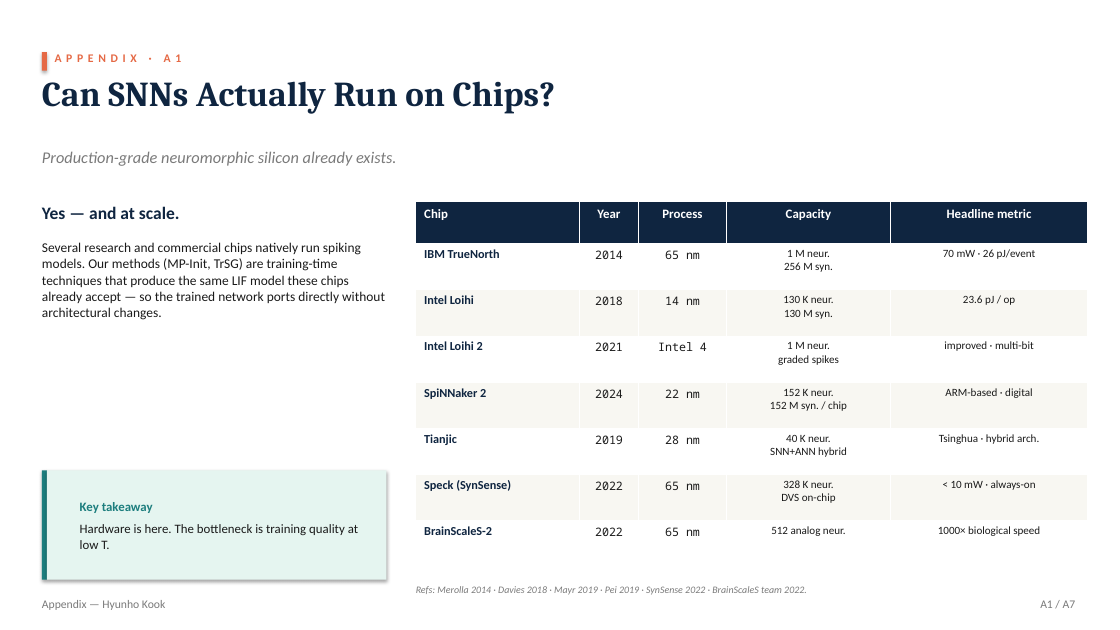
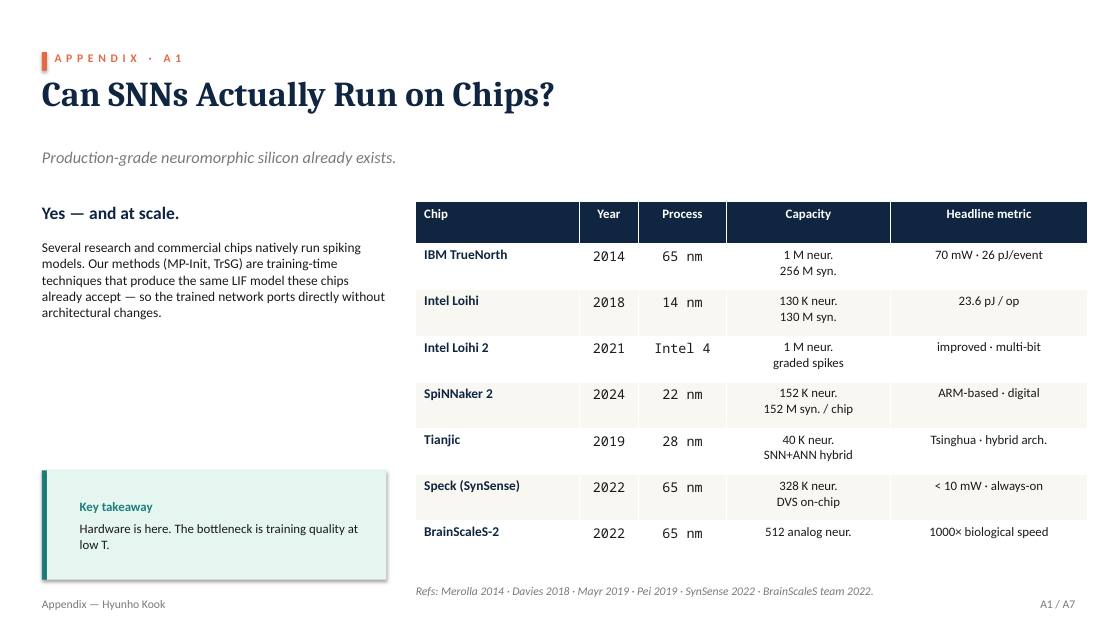
Before and after one commit to kookhh0827/POSTECH_thesis_template_latex, a slide deck: slide 22 of Hyunho_Kook_Master_Defense.pptx. Drawn at 1120x630 pixels with LibreOffice and Linux fonts; fonts in the diff are those of the drawing. Boxes give left, top, right and bottom in pixels: in the first picture for what was removed or moved away, otherwise in the second. Text is boxed around its words. In the diff, an @@ line names an element or a change of style, - is before the commit and + after.

```diff
--- a/Hyunho_Kook_Master_Defense.pptx
+++ b/Hyunho_Kook_Master_Defense.pptx
@@ table at [416,202,1088,567] @@
@@ size 10.5 to 11.5 pt in "IBM TrueNorth", "Intel Loihi", "Intel Loihi 2", "SpiNNaker 2" and 3 more places @@
@@ size 10 to 11.5 pt in "2014", "65 nm", "2018", "14 nm" and 10 more places @@
@@ size 9.5 to 11 pt in "1 M neur.", "256 M syn.", "70 mW · 26 pJ/event", "130 K neur." and 16 more places @@
@@ text "Refs: Merolla 2014 · Davies ..." at [416,587,874,597]: size 8.5 to 10 pt @@
```
Also in this commit, not shown: 17 other slides changed, 2 other files.
